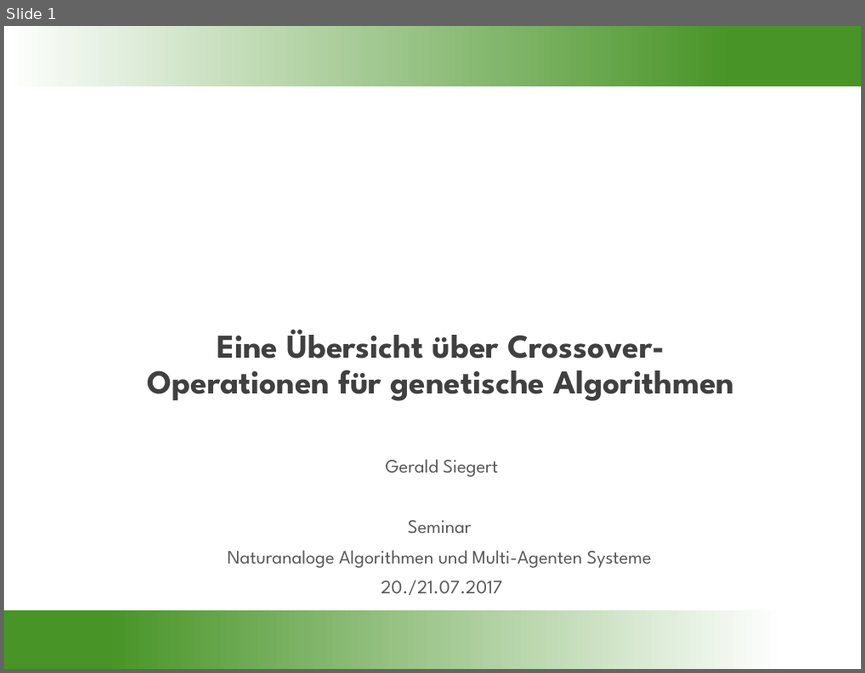
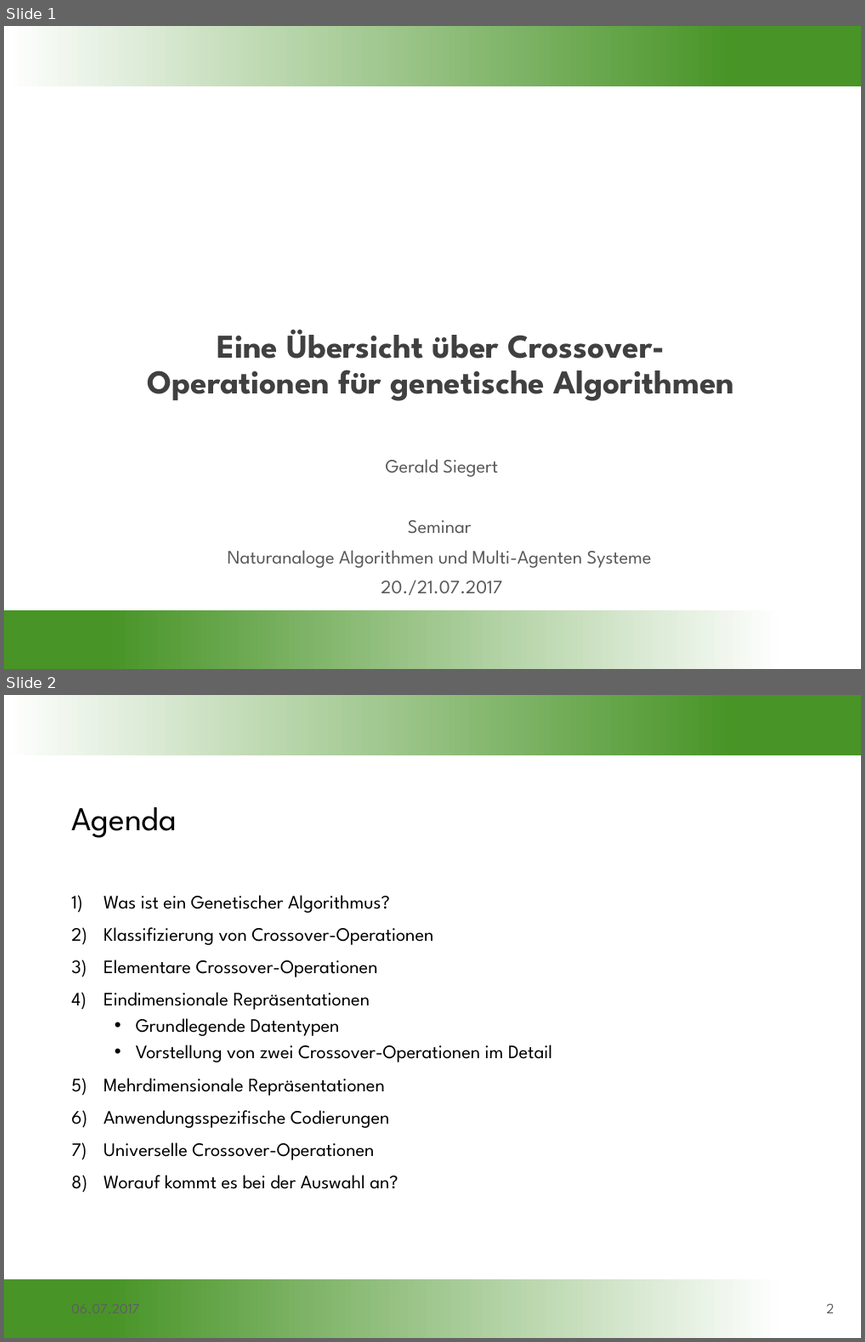
Before and after one commit to gobo7793/OC-Seminar, a slide deck: Vortragsfolien.pptx. Shown one above the other, each under a label of ours: slide 1 before the commit, slides 1 and 2 after it. The pictures are 865x673 and 865x1342 pixels, drawn with LibreOffice and Linux fonts; fonts in the diff are those of the drawing; background and template pictures are left out. Boxes give left, top, right and bottom in pixels: in the first picture for what was removed or moved away, otherwise in the second. Text is boxed around its words. In the diff, an @@ line names an element or a change of style, - is before the commit and + after.

```diff
--- a/Vortragsfolien.pptx
+++ b/Vortragsfolien.pptx
@@ slide 2 added at (x1=4, y1=695, x2=861, y2=1338), background #FFFFFF; not listed: 2 template elements that a slide beside it also shows @@
@@ title added at (x1=71, y1=807, x2=176, y2=838), 28 pt, text #000000 @@
+Agenda
@@ text added at (x1=103, y1=895, x2=552, y2=1189), 16 pt, text #000000 @@
+1) Was ist ein Genetischer Algorithmus?
+2) Klassifizierung von Crossover-Operationen
+3) Elementare Crossover-Operationen
+4) Eindimensionale Repräsentationen
+  • Grundlegende Datentypen
+  • Vorstellung von zwei Crossover-Operationen im Detail
+5) Mehrdimensionale Repräsentationen
+6) Anwendungsspezifische Codierungen
+7) Universelle Crossover-Operationen
+8) Worauf kommt es bei der Auswahl an?
@@ text added at (x1=64, y1=1291, x2=256, y2=1325), 12 pt, text #5F5F5F @@
+06.07.2017
@@ page number added at (x1=826, y1=1304, x2=834, y2=1313), 12 pt, text #5F5F5F @@
+2
```
Also in this commit, not shown: 12 other slides added.
